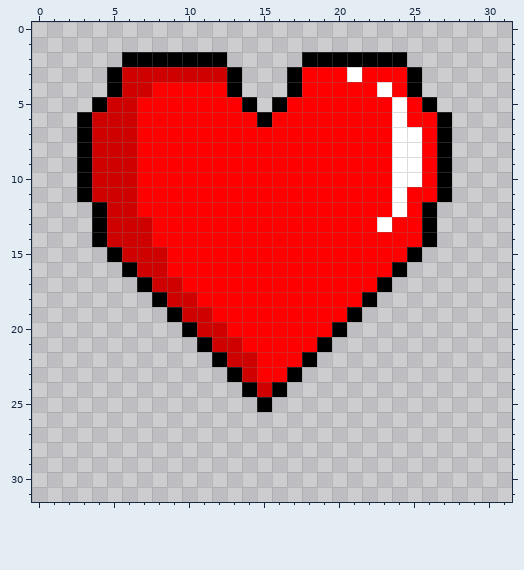
Pixel-art sprite -- images/heart.png. The picture above was drawn from the file before the commit.
The file is 32x32 pixels.
And afterwards:
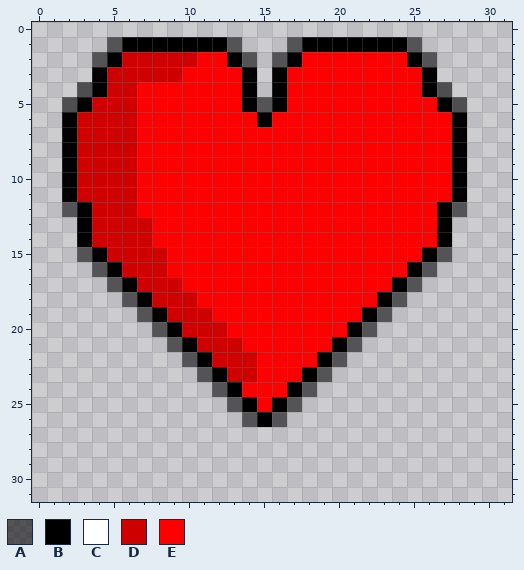
Palette (. is transparent): A #00000096  B #000000  C #ffffff  D #ce0000  E #ff0000
Diff:
Changed rows in their new state; - is an unchanged pixel.
first column x 2:
 1 ---ABBBBBBBA---ABBBBBBBA---
 2 --ABDDDDDEEBA-ABEEEEEEEBA--
 3 --BD----EEEEB-BE---E---EB--
 4 -ABD-E-----EB-BE-----E-EBA-
 5 ABD----------A--------E-EBA
 6 BD--------------------E--EB
 7 BD--------------------EE-EB
 8 BD--------------------EE-EB
 9 BD--------------------EE-EB
10 BD--------------------EE-EB
11 BD--------------------E--EB
12 ABD-------------------E-EBA
13 -BD------------------E--EB-
14 -BD---------------------EB-
15 -ABD-------------------EBA-
16 --ABD-----------------EBA--
17 ---ABD---------------EBA---
18 ----ABD-------------EBA----
19 -----ABD-----------EBA-----
20 ------ABD---------EBA------
21 -------ABD-------EBA-------
22 --------ABD-----EBA--------
23 ---------ABD---EBA---------
24 ----------ABEEEBA----------
25 -----------ABEBA-----------
26 ------------ABA------------
